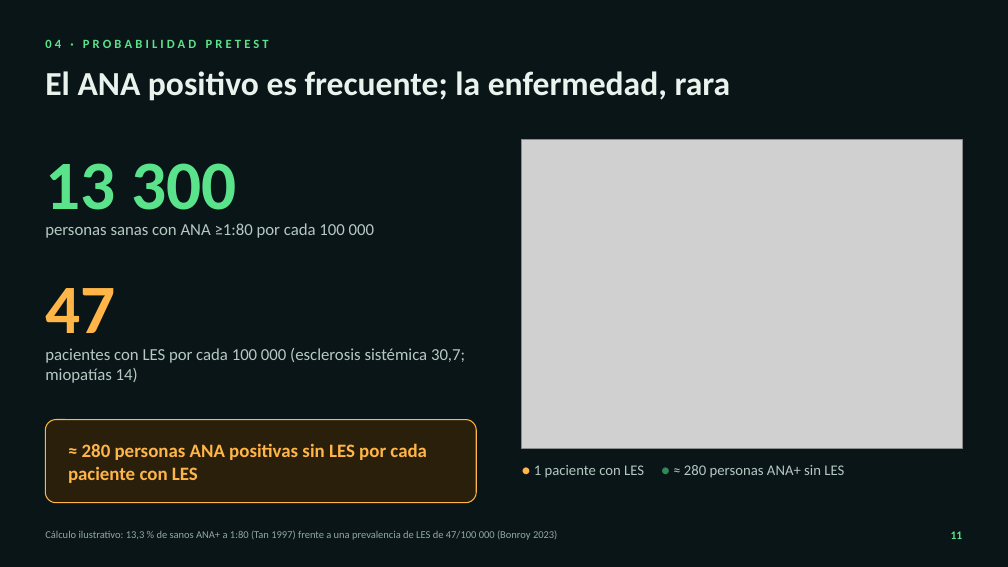
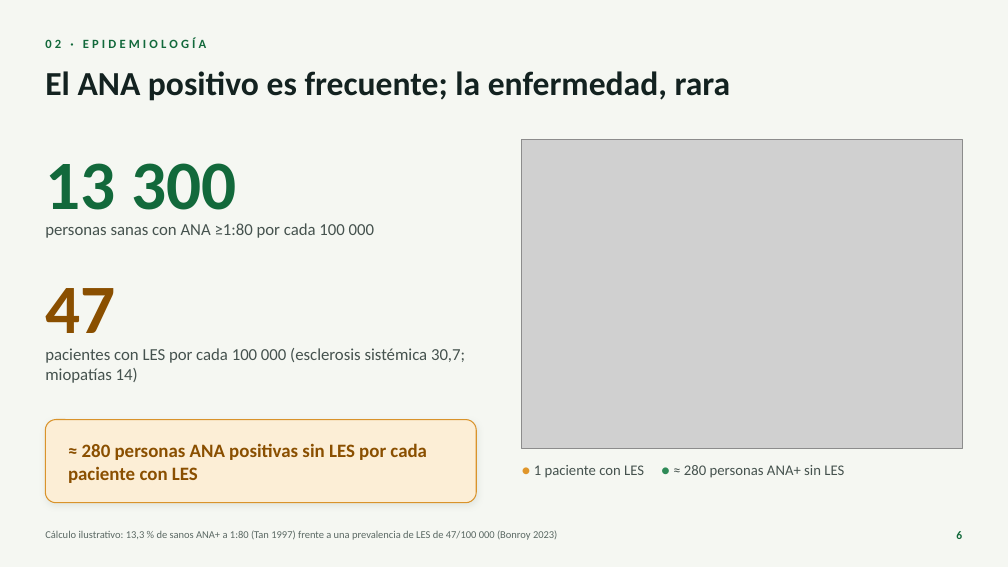
Before and after one commit to nestor120512/nes, a slide deck: slide 6 of ANA_para_el_internista.pptx (slide 11 before the commit). Drawn at 1008x567 pixels with LibreOffice and Linux fonts; fonts in the diff are those of the drawing; grey boxes stand for pictures. Boxes give left, top, right and bottom in pixels: in the first picture for what was removed or moved away, otherwise in the second. Text is boxed around its words. In the diff, an @@ line names an element or a change of style, - is before the commit and + after.

```diff
--- a/ANA_para_el_internista.pptx
+++ b/ANA_para_el_internista.pptx
@@ background #0A1517 to #F5F7F2 @@
@@ text at (x1=45, y1=38, x2=206, y2=48): text changed; text colour #5BE38C to #12693B @@
-04 · PROBABILIDAD PRETEST
+02 · EPIDEMIOLOGÍA
@@ title "El ANA positivo es frecuente; ..." at (x1=45, y1=71, x2=731, y2=101): text colour #EAF2EE to #132220 @@
@@ text "13 300" at (x1=45, y1=163, x2=236, y2=226): text colour #5BE38C to #12693B @@
@@ text "personas sanas con ANA ≥1:80 ..." at (x1=45, y1=223, x2=374, y2=238): text colour #B5C9C2 to #45524E @@
@@ text "47" at (x1=45, y1=288, x2=115, y2=351): text colour #FFB547 to #8A4F00 @@
@@ text "pacientes con LES por cada ..." at (x1=45, y1=348, x2=465, y2=383): text colour #B5C9C2 to #45524E @@
@@ rounded rectangle at (x1=45, y1=420, x2=476, y2=503): fill #2A1F0B to #FCEED6; outline #FFB547 1 pt to #D9932B 1 pt; shadow on @@
@@ text "≈ 280 personas ANA positivas ..." at (x1=68, y1=443, x2=427, y2=483): text colour #FFB547 to #8A4F00 @@
@@ text "● 1 paciente con LES ..." at (x1=534, y1=465, x2=844, y2=478): text colour #FFB547 to #E0962A in "●"; text colour #B5C9C2 to #45524E @@
@@ text "Cálculo ilustrativo: 13,3 % de ..." at (x1=45, y1=530, x2=557, y2=540): text colour #8FA9A1 to #5B6964 @@
@@ page number at (x1=956, y1=531, x2=962, y2=539): text changed; text colour #5BE38C to #12693B @@
-11
+6
```
Also in this commit, not shown: 26 other slides changed, 1 slide added.
